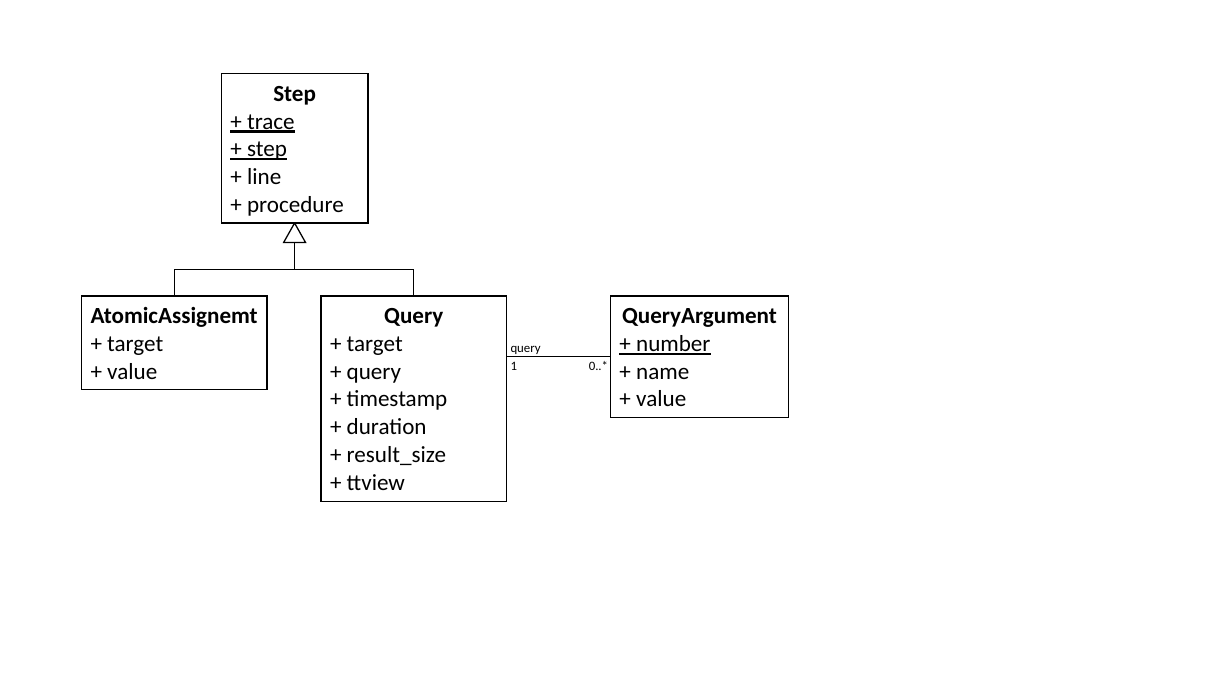
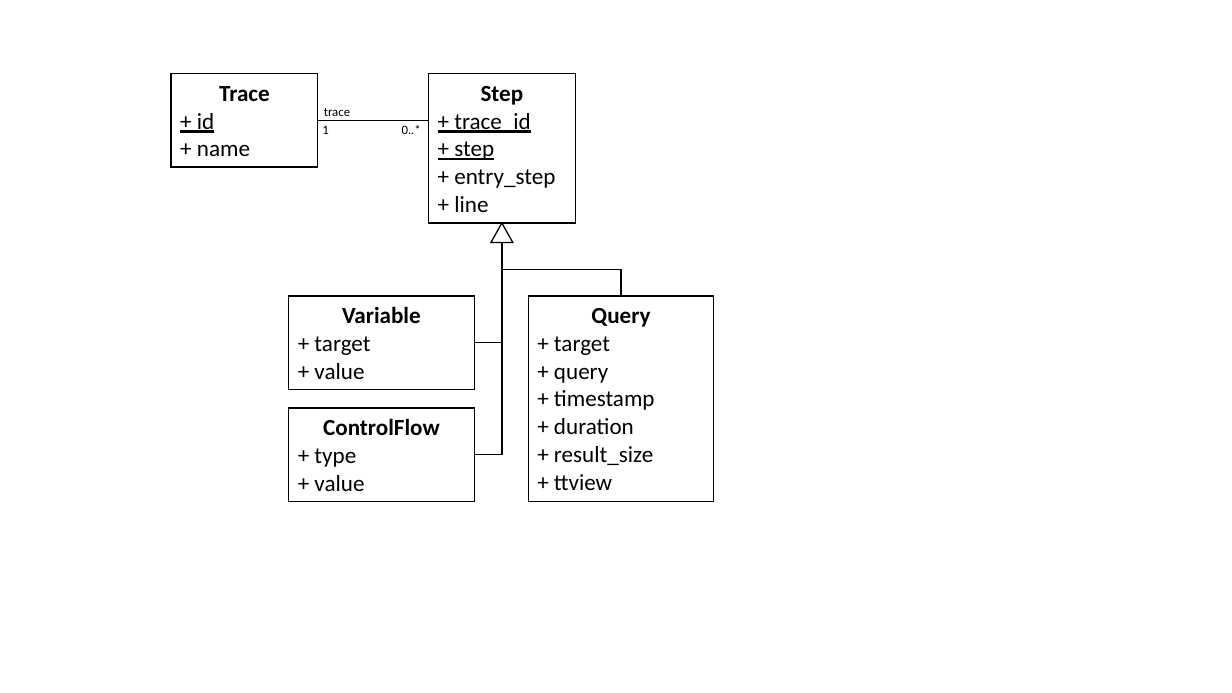
Before and after one commit to derari/paper, a slide deck: slide 1 of diss/img/model_sqlodb.pptx. Drawn at 1232x693 pixels with LibreOffice and Linux fonts; fonts in the diff are those of the drawing. Boxes give left, top, right and bottom in pixels: in the first picture for what was removed or moved away, otherwise in the second. Text is boxed around its words. In the diff, an @@ line names an element or a change of style, - is before the commit and + after.

```diff
--- a/diss/img/model_sqlodb.pptx
+++ b/diss/img/model_sqlodb.pptx
@@ rectangle added at [171,74,318,167], fill #FFFFFF, outline #000000 1 pt, 18 pt, text #000000 @@
+Trace
++ id
++ name
@@ rectangle "Step": place and size @@
-rectangle "Step" at [221,74,368,224]
+rectangle "Step" at [429,74,576,224]
@@ text "1": place and size @@
-text "1" at [511,361,517,370]
+text "1" at [322,126,328,134]
@@ text added at [324,108,350,116], 10 pt, text #000000 @@
+trace
@@ text "0..*": place and size @@
-text "0..*" at [589,361,608,370]
+text "0..*" at [402,125,421,134]
@@ text "0..*" at [402,125,421,134]: alignment left to right @@
@@ text in rectangle at [454,113,531,133]: text changed @@
-+ trace
++ trace_id
@@ line moved from (498, 357) - (618, 357) to (311, 120) - (431, 120) @@
@@ text in rectangle at [454,169,555,188]: paragraph added @@
++ entry_step
@@ text in rectangle at [247,196,344,216]: paragraph removed @@
-+ procedure
@@ elbow line moved from (295, 242) - (175, 296) to (502, 242) - (474, 343) @@
@@ elbow line added from (502, 242) to (474, 455), #000000 1 pt @@
@@ 1 elbow line, 1 triangle, 1 rectangle: place and size @@
-1 elbow line, 1 triangle, 1 rectangle at [81,223,414,389]
+1 elbow line, 1 triangle, 1 rectangle at [288,223,621,389]
@@ rectangle "Query": place and size @@
-rectangle "Query" at [321,296,506,501]
+rectangle "Query" at [529,296,714,501]
@@ rectangle removed at [611,296,789,417] @@
-QueryArgument
-+ number
-+ name
-+ value
@@ text in rectangle at [342,306,421,323]: text changed @@
-AtomicAssignemt
+Variable
@@ text removed at [511,345,541,354] @@
-query
@@ rectangle added at [288,409,474,502], fill #FFFFFF, outline #000000 1 pt, 18 pt, text #000000, bold @@
+ControlFlow
++ type
++ value
```
Also in this commit, not shown: 18 other files.
